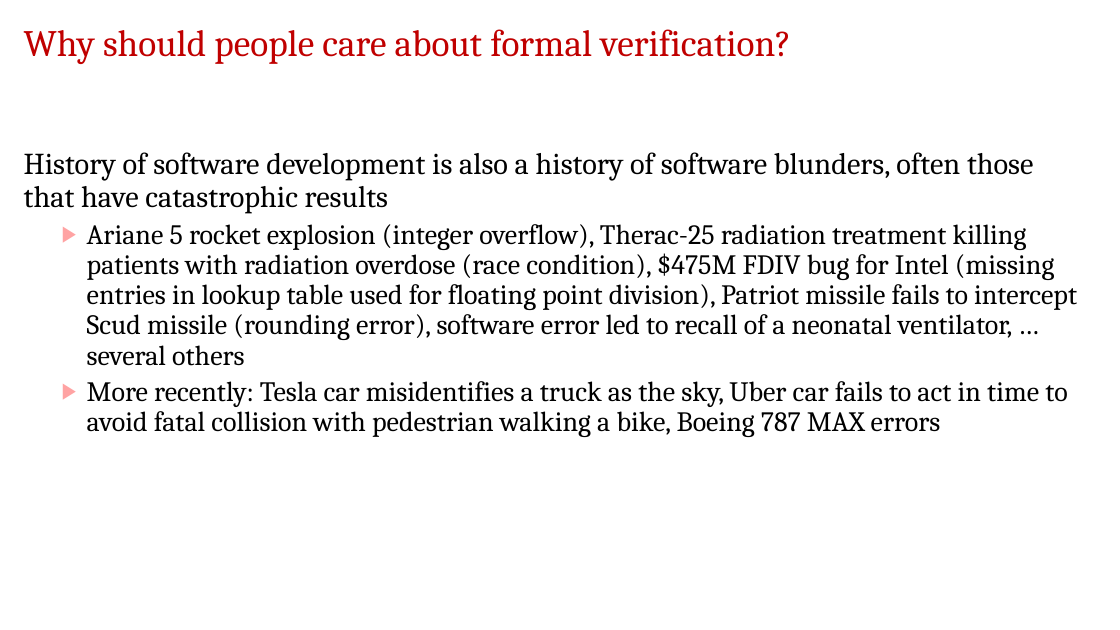
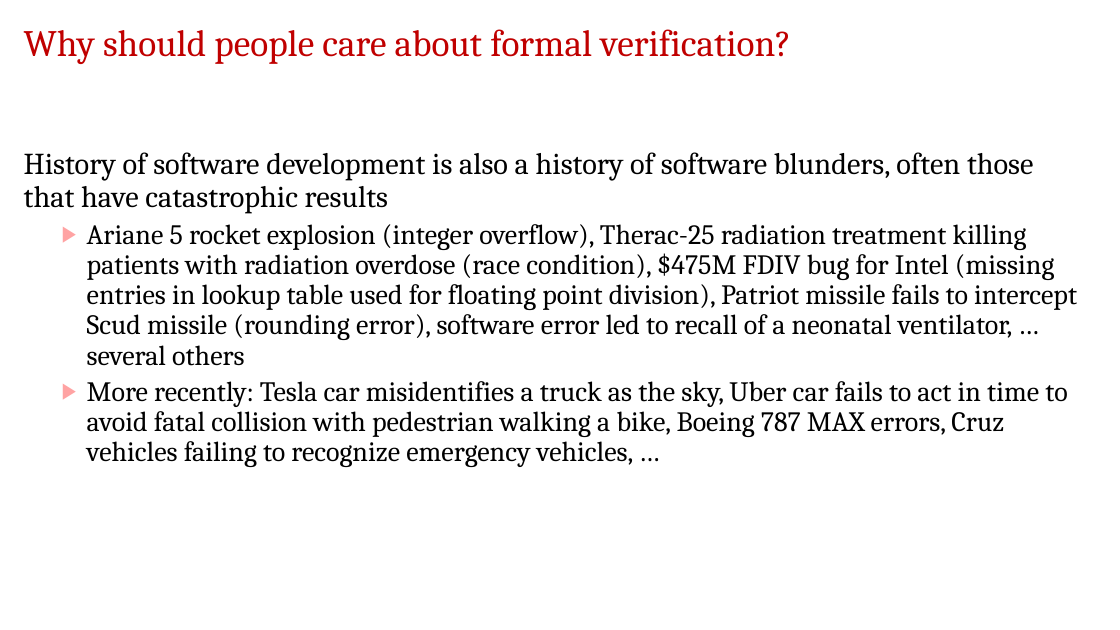
Before and after one commit to jdeshmukh/jdeshmukh.github.io, a slide deck: slide 13 of teaching/fvTheorySlides/Course-Intro.pptx. Drawn at 1120x630 pixels with LibreOffice and Linux fonts; fonts in the diff are those of the drawing; background and template pictures are left out. Boxes give left, top, right and bottom in pixels: in the first picture for what was removed or moved away, otherwise in the second. Text is boxed around its words. In the diff, an @@ line names an element or a change of style, - is before the commit and + after.

```diff
--- a/teaching/fvTheorySlides/Course-Intro.pptx
+++ b/teaching/fvTheorySlides/Course-Intro.pptx
@@ text at [87,381,1067,467]: text changed @@
-  ▶ More recently: Tesla car misidentifies a truck as the sky, Uber car fails to act in time to avoid fatal collision with pedestrian walking a bike, Boeing 787 MAX errors
+  ▶ More recently: Tesla car misidentifies a truck as the sky, Uber car fails to act in time to avoid fatal collision with pedestrian walking a bike, Boeing 787 MAX errors, Cruz vehicles failing to recognize emergency vehicles, …
```
Also in this commit, not shown: 6 other slides changed, 2 other files.
